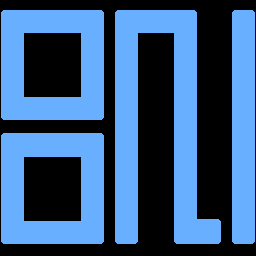
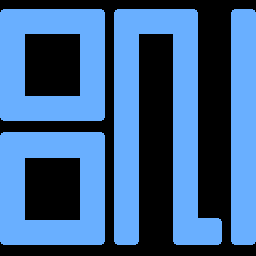
Layer changes from the first 256 x 256 image to the second:
painted on "Background" over [0, 9, 256, 245]